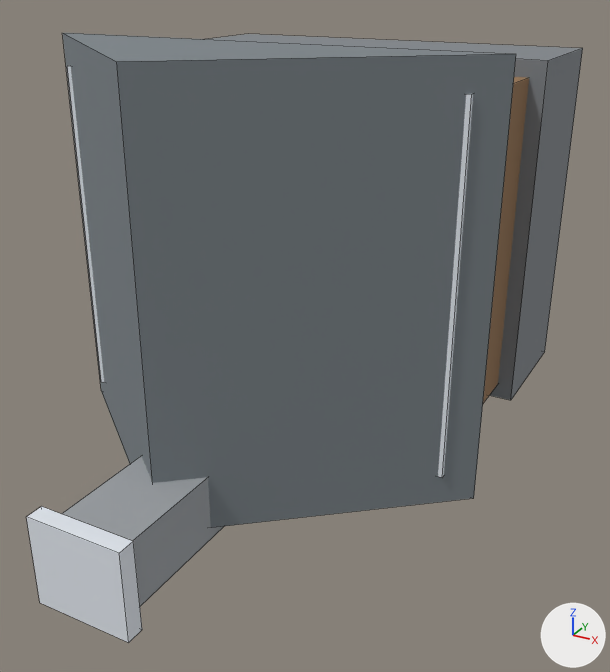
The OBJ model Content/SourceMeshes/Northern_Longhouse.obj, before and after one commit.
One viewpoint serves both versions: a 50 mm camera at (505.0, -1205.0, 321.0) aimed at (52.0, -381.0, -92.0). Lighting does not change. The marker at lower right points along +X, +Y and +Z. The older version comes first. Mesh edges are drawn as thin lines. Where no turn or scale is listed for an object, it has been applied to the vertices.

Names of what the first picture shows: 'Northern_Longhouse'.
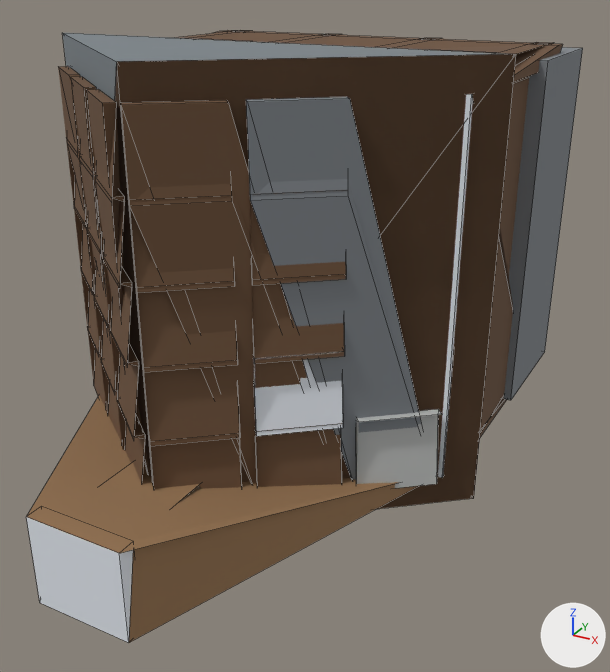
Pixel boxes (x1, y1, x2, y2) of what changed, in the pictures (610 x 672 px):
'Northern_Longhouse', reshaped
    before: (26, 33, 583, 643)
    after: (26, 30, 583, 643)
part 1 of me_northern_longhouse, added
    after: (58, 30, 563, 490)
part 2 of me_northern_longhouse, recoloured
    before: (483, 78, 529, 403)
    after: (500, 78, 529, 278)
part 3 of me_northern_longhouse, recoloured (grey to brown)
    before: (62, 456, 208, 541)
    after: (107, 462, 199, 505)
part 4 of me_northern_longhouse, recoloured (white to brown)
    both: (27, 506, 133, 553)

The change, as a list of edits to the scene's bpy script:
```text
Add mat_stone_light:
    mat_stone_light = principled_material('stone_light')
    mat_stone_light.base_color = (0.48, 0.49, 0.48)  # grey #b8bab8
    mat_stone_light.roughness = 0.852
Change me_northern_longhouse:
    used by ob_northern_longhouse; location = (0.0, 0.0, 0.0)
    remove me_northern_longhouse.from_pydata(...)  # 70 vertices, 53 faces; spans x -280.0..280.0, y -740.0..0.0, z -272.0..245.0
    add me_northern_longhouse.from_pydata(...)  # 408 vertices, 341 faces; spans x -280.0..280.0, y -740.0..0.0, z -272.0..245.0
    me_northern_longhouse part 1: 338 vertices added at x -250.0..250.0, y -631.0..-60.0, z -230.0..230.0
    me_northern_longhouse part 2: 3 faces spanning x -240.0..240.0, y -410.0..-170.0, z -200.0..200.0 switch from mat_wood (brown #957350) to mat_wood_dark (brown #6c5038)
    me_northern_longhouse part 3: 1 face spanning x -45.0..45.0, y -720.0..-500.0, z -180.0 switches from mat_stone (grey #9ea2a6) to mat_wood (brown #957350)
    me_northern_longhouse part 4: 1 face spanning x -58.0..58.0, y -740.0..-720.0, z -167.0 switches from mat_snow (white #e5eaf1) to mat_wood (brown #957350)
    add me_northern_longhouse.materials.append(mat_stone_light)  # grey #b8bab8
```
